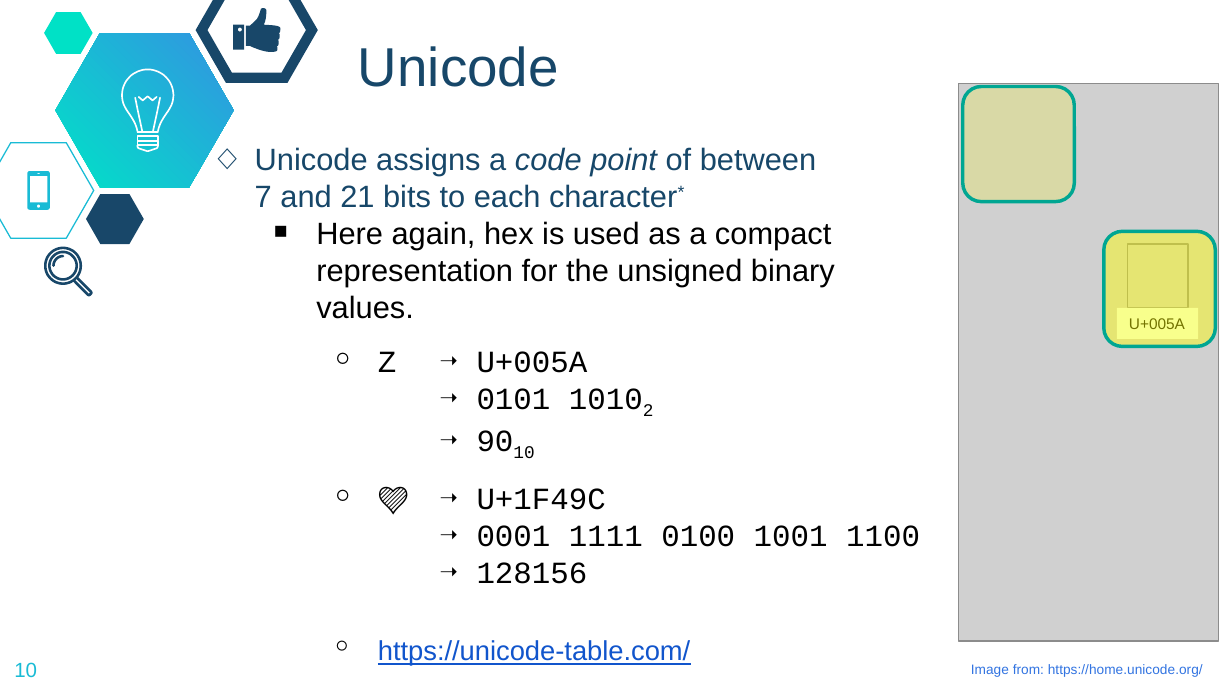
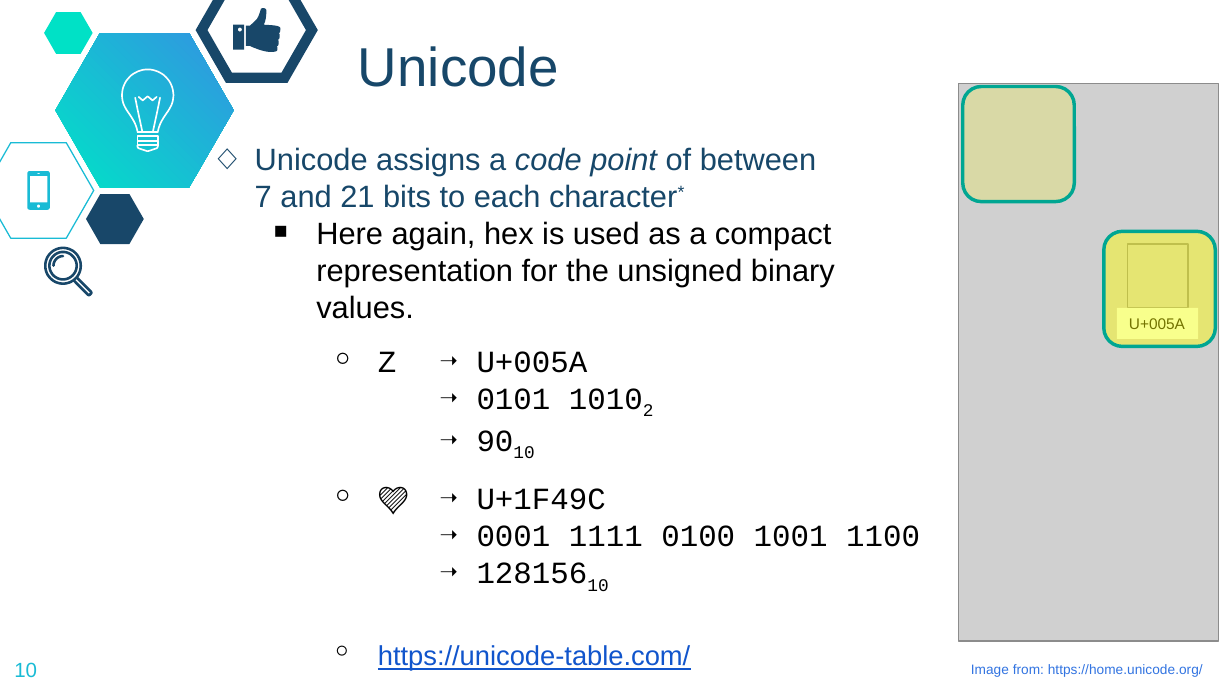
Before and after one commit to dickinson-comp256/COMP256, a slide deck: slide 10 of docs/slides/06-S-NonNumericData.pptx. Drawn at 1232x693 pixels with LibreOffice and Linux fonts; fonts in the diff are those of the drawing; grey boxes stand for pictures; background and template pictures are left out. Boxes give left, top, right and bottom in pixels: in the first picture for what was removed or moved away, otherwise in the second. Text is boxed around its words. In the diff, an @@ line names an element or a change of style, - is before the commit and + after.

Commit message:
Fixed typos in class 06 slides

```diff
--- a/docs/slides/06-S-NonNumericData.pptx
+++ b/docs/slides/06-S-NonNumericData.pptx
@@ text at (x1=477, y1=488, x2=920, y2=547): text changed @@
-    ￮ 💜 ➝ U+1F49C
-      ➝ 0001 1111 0100 1001 1100
-      ➝ 128156
+    ￮ 💜 ➝ U+1F49C
+      ➝ 0001 1111 0100 1001 1100
+      ➝ 12815610
```
Also in this commit, not shown: 2 other slides changed.
